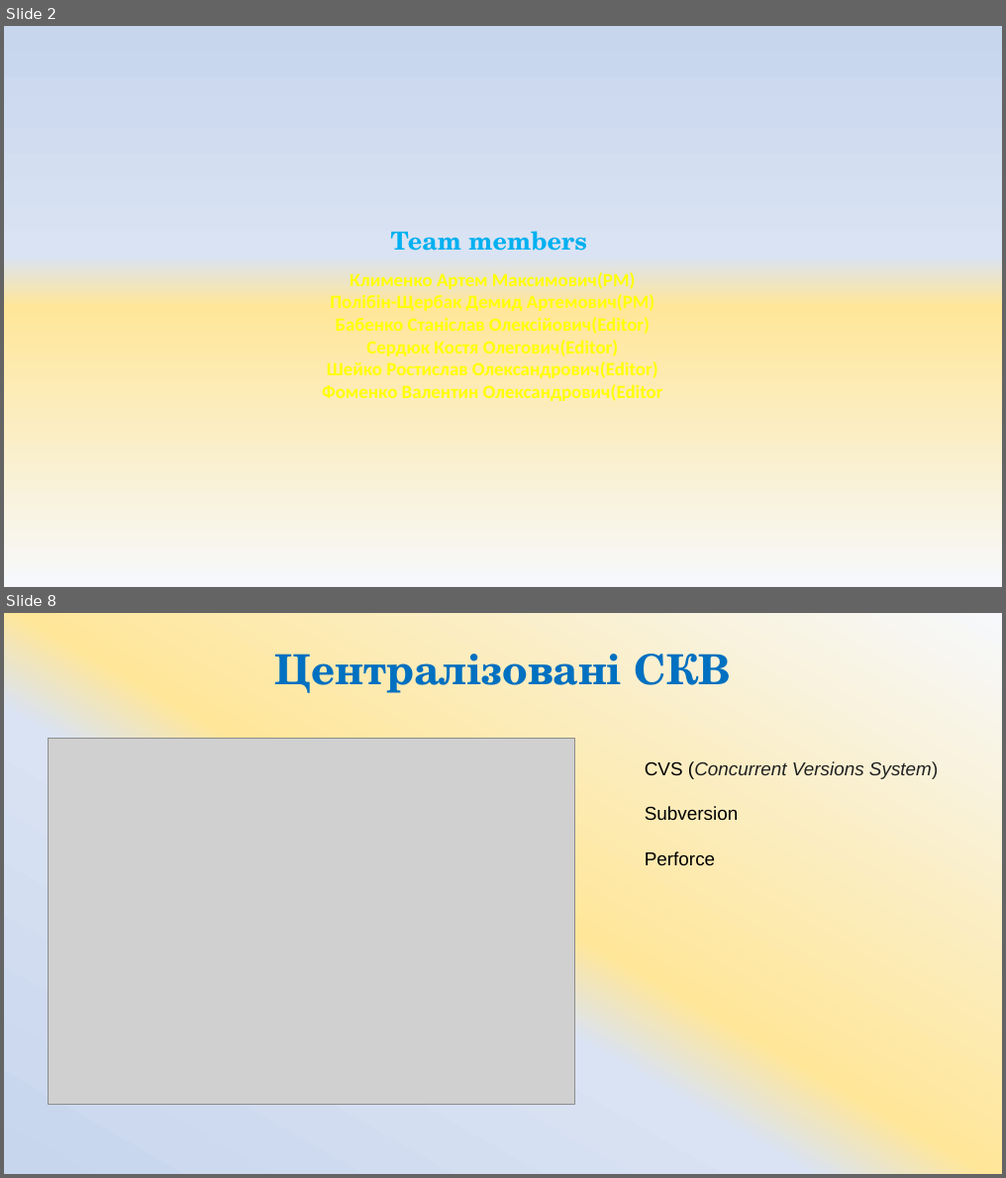
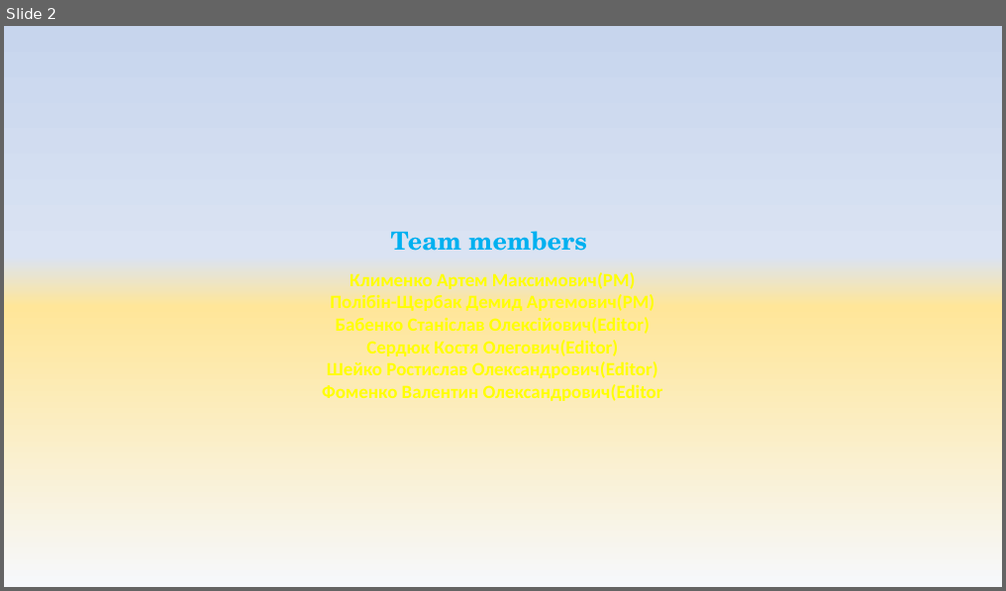
Before and after one commit to ArtemKlym/git_presentation, a slide deck: Git_1 part.pptx. Shown one above the other, each under a label of ours: slides 2 and 8 before the commit, slide 2 after it; the slides between them are not shown. The pictures are 1006x1178 and 1006x591 pixels, drawn with LibreOffice and Linux fonts; fonts in the diff are those of the drawing; grey boxes stand for pictures. Boxes give left, top, right and bottom in pixels: in the first picture for what was removed or moved away, otherwise in the second. Text is boxed around its words. In the diff, an @@ line names an element or a change of style, - is before the commit and + after.

```diff
--- a/Git_1 part.pptx
+++ b/Git_1 part.pptx
@@ slide 8 removed at bbox=[4, 613, 1002, 1174], background gradient #F6F8FC to #FFE699 to #DAE3F3 to #C7D5ED @@
@@ title removed at bbox=[275, 654, 731, 693] @@
-Централізовані СКВ
@@ picture removed at bbox=[49, 738, 575, 1104] @@
@@ text removed at bbox=[645, 761, 938, 866] @@
-CVS (Concurrent Versions System)
-Subversion
-Perforce
```
Also in this commit, not shown: 26 other slides removed.
